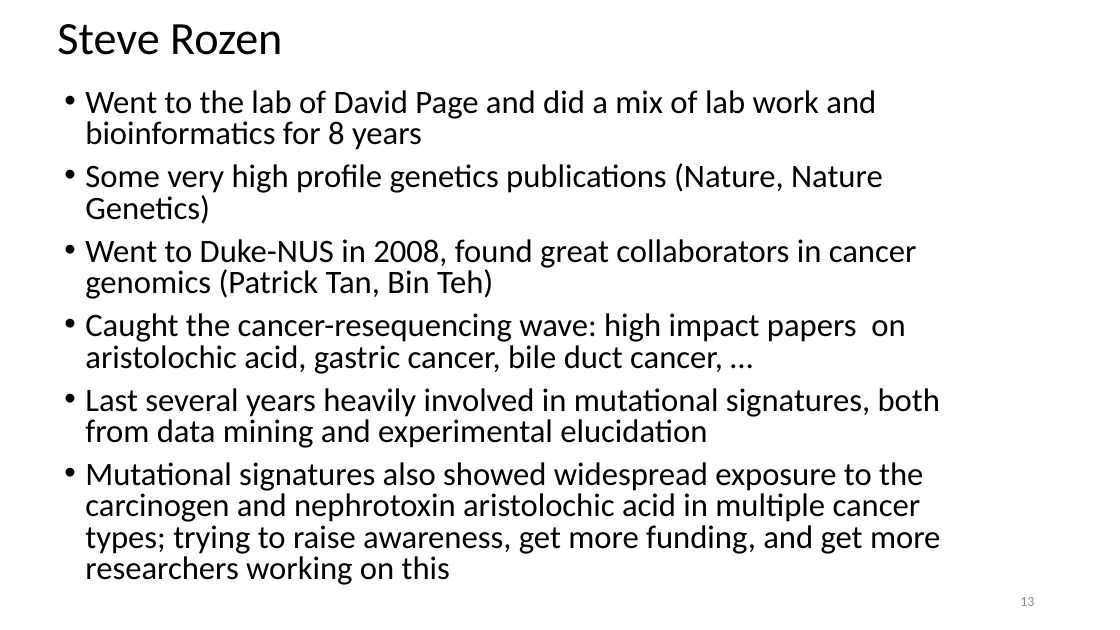
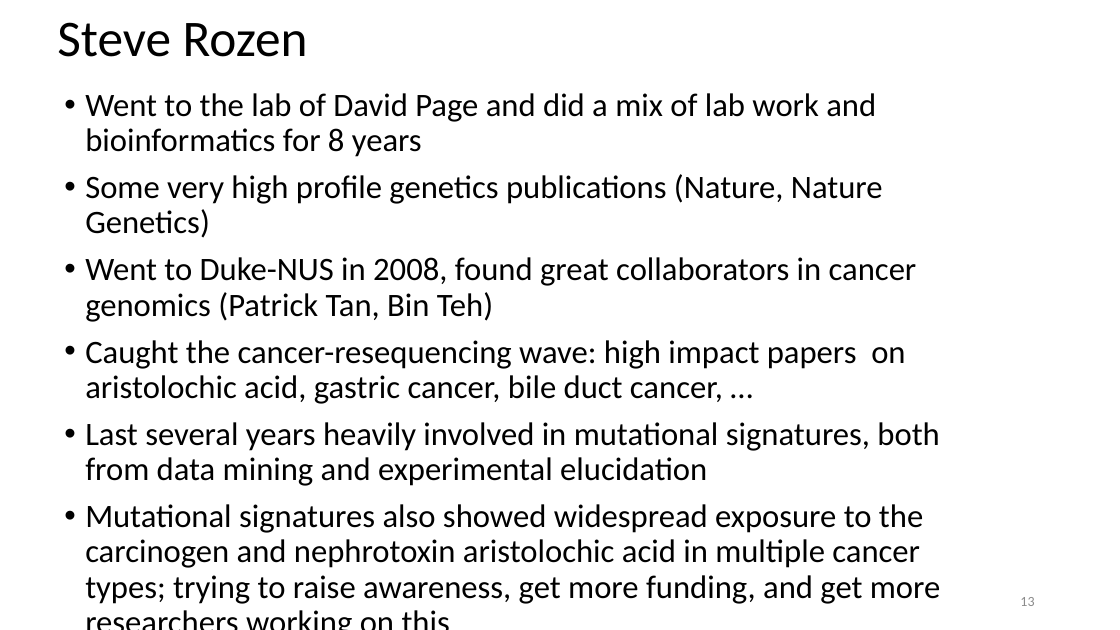
Before and after one commit to steverozen/ISMB.mutsig.tutorial, a slide deck: slide 13 of Tut1.Lecture.0.short.intro.pptx. Drawn at 1120x630 pixels with LibreOffice and Linux fonts; fonts in the diff are those of the drawing. Boxes give left, top, right and bottom in pixels: in the first picture for what was removed or moved away, otherwise in the second. Text is boxed around its words. In the diff, an @@ line names an element or a change of style, - is before the commit and + after.

```diff
--- a/Tut1.Lecture.0.short.intro.pptx
+++ b/Tut1.Lecture.0.short.intro.pptx
@@ text "Steve Rozen" at (57,22,308,57): size 39.6 to 44 pt @@
@@ text "Went to the lab of ..." at (85,93,940,604): line spacing 0.8 to 0.9 @@
@@ page number at (1020,597,1034,606): text colour #8C8C8C to #8B8B8B @@
```
Also in this commit, not shown: 11 other slides changed, 3 slides added.
